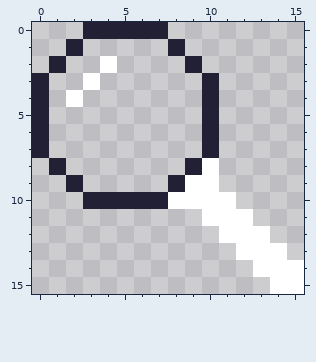
File history of a pixel-art file, Assets/Art/UI/Search.aseprite. Above: the version before the commit.
16x16 pixels, 1 frame.
The result:
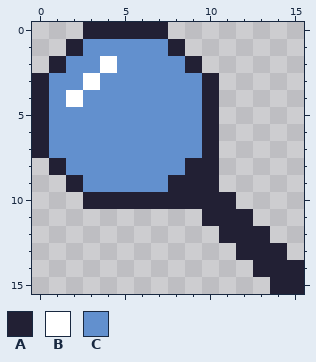
Palette (. is transparent): A #222034  B #ffffff  C #6290ce
Diff:
@@ x 0..15 @@
  0 ...AAAAA........
- 1 ..A.....A.......
- 2 .A..B....A......
- 3 A..B......A.....
- 4 A.B.......A.....
- 5 A.........A.....
- 6 A.........A.....
- 7 A.........A.....
- 8 .A.......AB.....
- 9 ..A.....ABB.....
-10 ...AAAAABBBB....
-11 ..........BBB...
-12 ...........BBB..
-13 ............BBB.
-14 .............BBB
-15 ..............BB
+ 1 ..ACCCCCA.......
+ 2 .ACCBCCCCA......
+ 3 ACCBCCCCCCA.....
+ 4 ACBCCCCCCCA.....
+ 5 ACCCCCCCCCA.....
+ 6 ACCCCCCCCCA.....
+ 7 ACCCCCCCCCA.....
+ 8 .ACCCCCCCAA.....
+ 9 ..ACCCCCAAA.....
+10 ...AAAAAAAAA....
+11 ..........AAA...
+12 ...........AAA..
+13 ............AAA.
+14 .............AAA
+15 ..............AA
